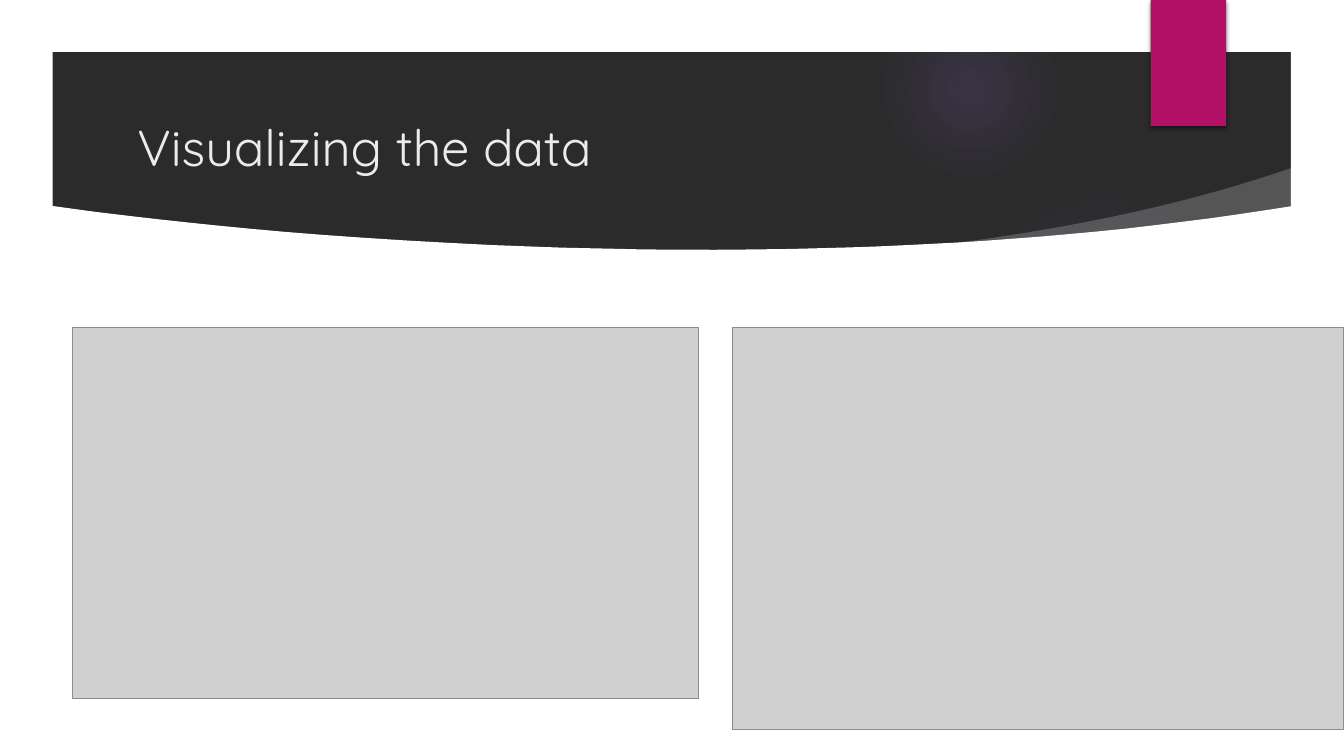
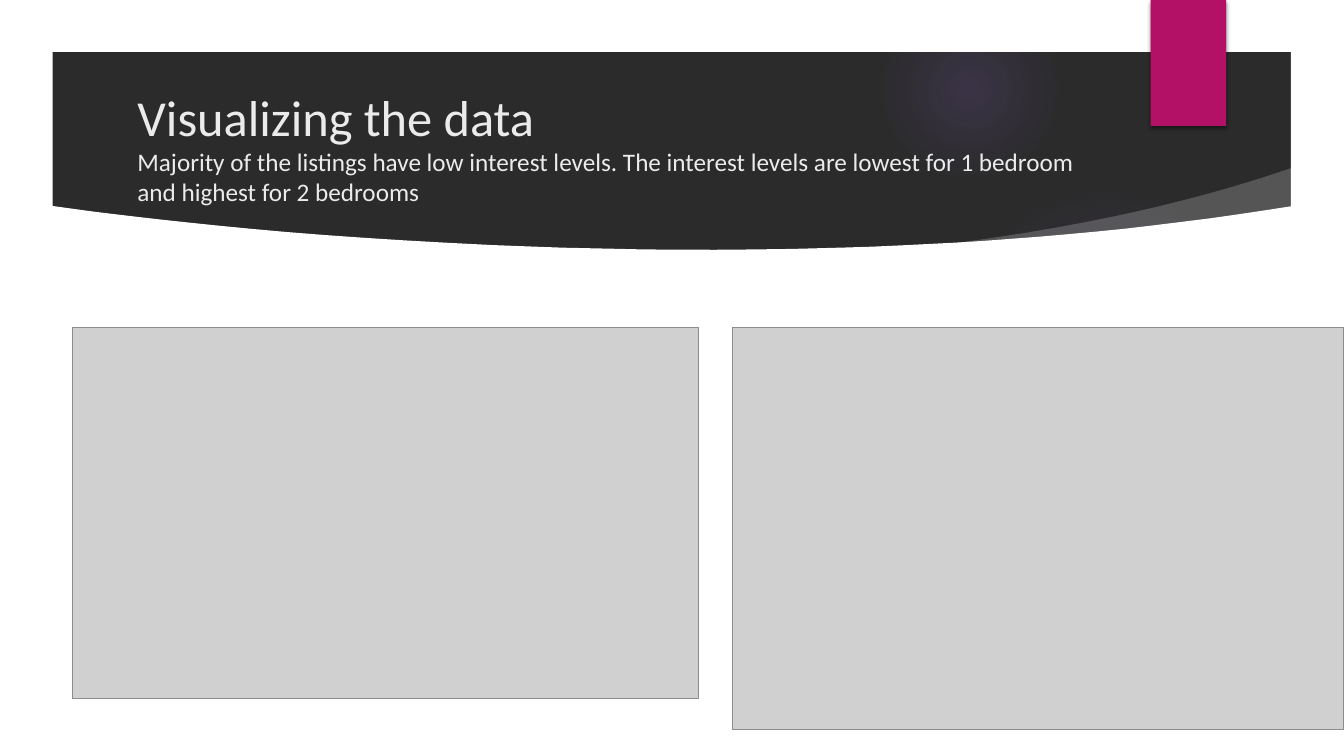
Before and after one commit to SidhantAB/Springboard-data-science-intensive-Capstone-project, a slide deck: slide 12 of Capstone Project Presentation.pptx (slide 11 before the commit). Drawn at 1344x756 pixels with LibreOffice and Linux fonts; fonts in the diff are those of the drawing; grey boxes stand for pictures; background and template pictures are left out; a plain dark background stands for a picture behind light text. Boxes give left, top, right and bottom in pixels: in the first picture for what was removed or moved away, otherwise in the second. Text is boxed around its words. In the diff, an @@ line names an element or a change of style, - is before the commit and + after.

```diff
--- a/Capstone Project Presentation.pptx
+++ b/Capstone Project Presentation.pptx
@@ title at bbox=[137, 101, 1073, 206]: text changed; size 36 to 18 pt; font Quicksand to Calibri @@
-Visualizing the data
+Visualizing the data
+Majority of the listings have low interest levels. The interest levels are lowest for 1 bedroom and highest for 2 bedrooms
```
Also in this commit, not shown: 12 other slides changed, 7 slides added, 4 slides removed.
